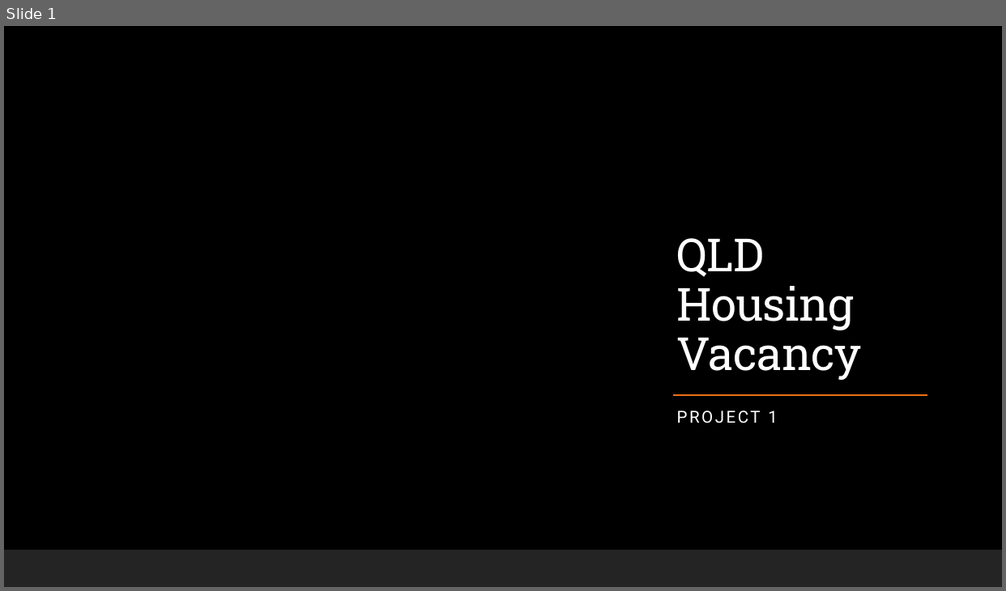
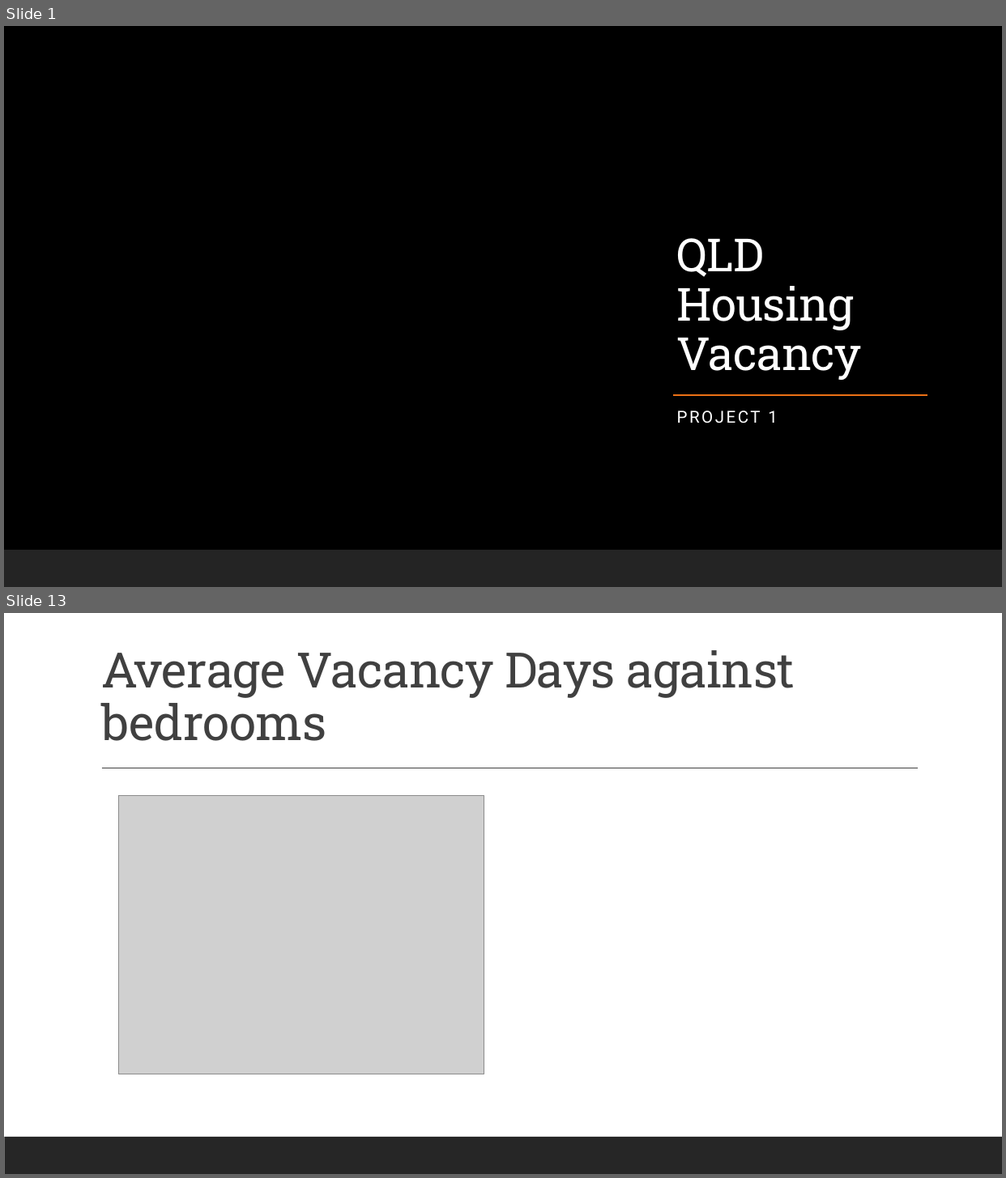
Before and after one commit to Anguyensfg/project-1, a slide deck: QLD Housing Vacancy.pptx. Shown one above the other, each under a label of ours: slide 1 before the commit, slides 1 and 13 after it; the slides between them are not shown. The pictures are 1006x591 and 1006x1178 pixels, drawn with LibreOffice and Linux fonts; fonts in the diff are those of the drawing; grey boxes stand for pictures; background and template pictures are left out. Boxes give left, top, right and bottom in pixels: in the first picture for what was removed or moved away, otherwise in the second. Text is boxed around its words. In the diff, an @@ line names an element or a change of style, - is before the commit and + after.

```diff
--- a/QLD Housing Vacancy.pptx
+++ b/QLD Housing Vacancy.pptx
@@ slide 13 added at (4,613,1002,1174), background #FFFFFF; not listed: 1 template element that a slide beside it also shows @@
@@ title added at (101,650,795,741), 47 pt, text #404040 @@
+Average Vacancy Days against bedrooms
@@ line added from (102, 769) to (918, 769), #404040 1 pt @@
@@ picture added at (118,796,484,1074) @@
```
Also in this commit, not shown: 1 slide changed, 13 other slides added.
